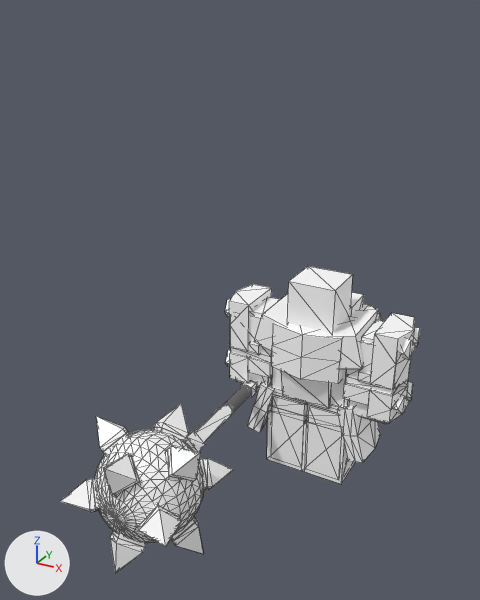
An edit to the COLLADA model Objects3d/juggernaut.dae, drawn before and after from the same camera.
Camera for both pictures: a 50 mm lens placed at (54.1, -137.4, 110.9), pointed at (-14.9, -11.8, 48.1). Every picture has the same lights, and +X, +Y and +Z are marked at lower left. Mesh edges are drawn as thin lines. Where no turn or scale is listed for an object, it has been applied to the vertices.

Script lines for the objects in view, before the commit:
```python
me_dummy_004 = bpy.data.meshes.new('dummy.004')
me_dummy_004.from_pydata(...)  # 74 vertices, 128 faces; spans x -11.9..5.3, y -6.9..6.6, z -20.7..3.0
# faces by material slot: [92, 36]
me_dummy_004.materials.append(mat_spring)  # white #ffffff
me_dummy_004.materials.append(mat_spring_001)  # white #ffffff
me_dummy_009 = bpy.data.meshes.new('dummy.009')
me_dummy_009.from_pydata(...)  # 74 vertices, 128 faces; spans x -5.3..11.9, y -6.9..6.6, z -20.7..3.0
# faces by material slot: [92, 36]
me_dummy_009.materials.append(mat_spring)  # white #ffffff
me_dummy_009.materials.append(mat_spring_001)  # white #ffffff
me_dummy_015 = bpy.data.meshes.new('dummy.015')
me_dummy_015.from_pydata(...)  # a box spanning x -5.76..5.76, y -5.66..5.66, z -5.66..5.66
me_dummy_015.materials.append(mat_spring)  # white #ffffff
ob_head = bpy.data.objects.new('head', me_dummy_015)
ob_head.location = (0.5, -0.2, 46.9)
ob_lleg = bpy.data.objects.new('lleg', me_dummy_009)
ob_lleg.location = (5.4, 0.0, 20.9)
ob_rleg = bpy.data.objects.new('rleg', me_dummy_004)
ob_rleg.location = (-4.4, 0.0, 20.9)
# also in view: 'mace' at (-15.0, -4.3, 21.5); 'larm' at (17.4, -0.3, 32.7); 'rarm' at (-16.4, -0.3, 32.7); 'body' at (1.9, 5.9, 27.0)
```
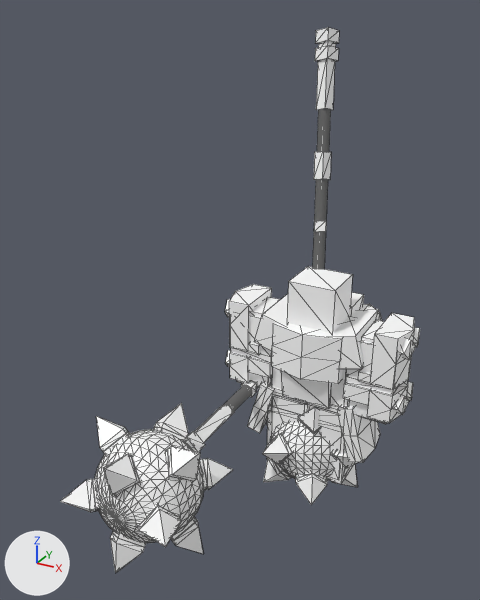
The change in detail:
Mesh me_cylinder_001 is new.
It has 1066 vertices, 1972 faces and spans x -14.3..18.6, y -20.9..24.7, z -33.4..83.1.
It uses material mat_spring (white #ffffff).
Object 'spawn' (ob_spawn) is new; it shows me_cylinder_001.
Its location is (-2.4, 5.9, 23.5).

Location of each change, [x1, y1, x2, y2] in pixels of the pictures (480 x 600 px):
'spawn', added: after [262, 27, 358, 505]
